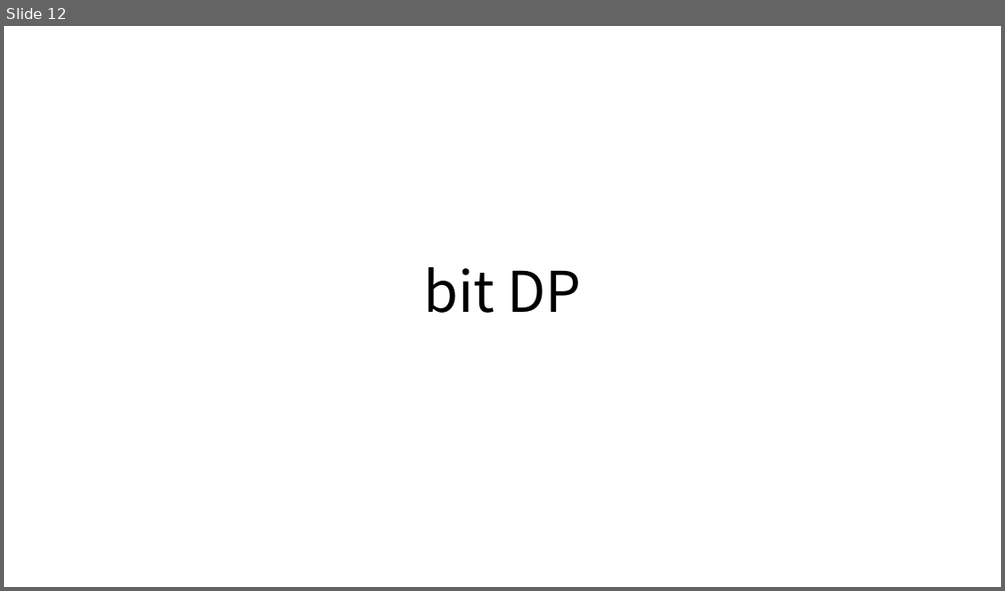
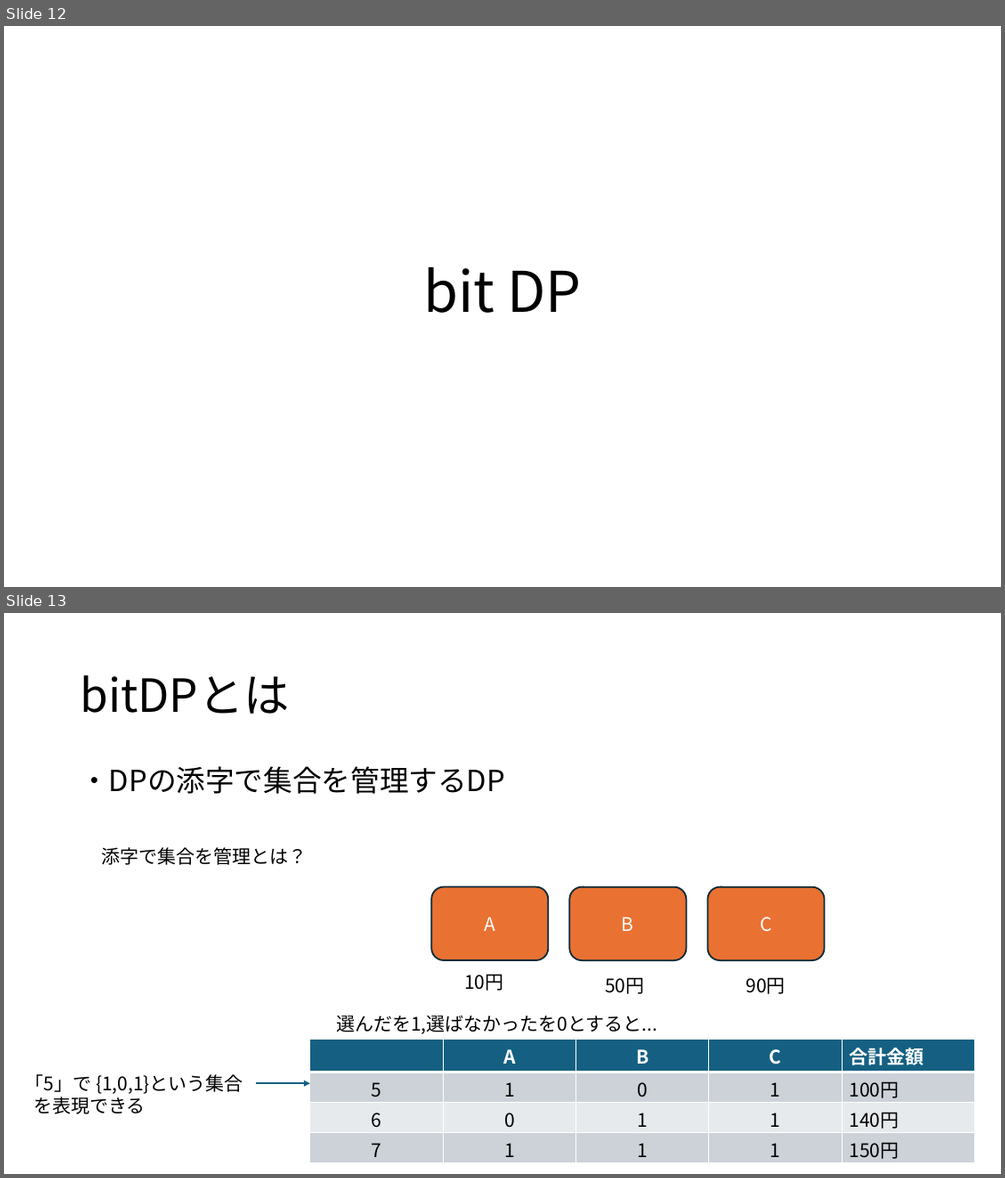
Before and after one commit to triC-tmu/workshop_2024, a slide deck: 20240331_bit全探索_bitDP/bit全探索_bitDP.pptx. Shown one above the other, each under a label of ours: slide 12 before the commit, slides 12 and 13 after it. The pictures are 1005x591 and 1005x1178 pixels, drawn with LibreOffice and Linux fonts; fonts in the diff are those of the drawing. Boxes give left, top, right and bottom in pixels: in the first picture for what was removed or moved away, otherwise in the second. Text is boxed around its words. In the diff, an @@ line names an element or a change of style, - is before the commit and + after.

Commit message:
bitDPの提出コード作成

```diff
--- a/20240331_bit全探索_bitDP/bit全探索_bitDP.pptx
+++ b/20240331_bit全探索_bitDP/bit全探索_bitDP.pptx
@@ slide 13 added at (x1=4, y1=613, x2=1001, y2=1174), background #FFFFFF @@
@@ title added at (x1=80, y1=675, x2=290, y2=714), 44 pt, text #000000 @@
+bitDPとは
@@ text added at (x1=80, y1=766, x2=505, y2=794), 28 pt, text #000000 @@
+・DPの添字で集合を管理するDP
@@ text added at (x1=102, y1=847, x2=307, y2=865), 18 pt, text #000000 @@
+添字で集合を管理とは？
@@ rounded rectangle added at (x1=432, y1=887, x2=549, y2=960), fill #E97132, outline #092A39 1.5 pt, 18 pt, text #FFFFFF @@
+A
@@ rounded rectangle added at (x1=569, y1=887, x2=686, y2=960), fill #E97132, outline #092A39 1.5 pt, 18 pt, text #FFFFFF @@
+B
@@ rounded rectangle added at (x1=708, y1=887, x2=825, y2=960), fill #E97132, outline #092A39 1.5 pt, 18 pt, text #FFFFFF @@
+C
@@ text added at (x1=464, y1=973, x2=503, y2=990), 18 pt, text #000000 @@
+10円
@@ text added at (x1=605, y1=977, x2=644, y2=994), 18 pt, text #000000 @@
+50円
@@ text added at (x1=745, y1=977, x2=785, y2=994), 18 pt, text #000000 @@
+90円
@@ table added at (x1=310, y1=1039, x2=975, y2=1163), 4 rows, 5 columns @@
+ | A | B | C | 合計金額
+5 | 1 | 0 | 1 | 100円
+6 | 0 | 1 | 1 | 140円
+7 | 1 | 1 | 1 | 150円
@@ text added at (x1=336, y1=1015, x2=657, y2=1034), 18 pt, text #000000 @@
+選んだを1,選ばなかったを0とすると...
@@ text added at (x1=25, y1=1074, x2=243, y2=1114), 18 pt, text #000000 @@
+「5」で {1,0,1}という集合
+を表現できる
@@ arrow added from (256, 1083) to (310, 1083), #156082 1.5 pt @@
```
Also in this commit, not shown: 8 other slides added, 3 other files.
